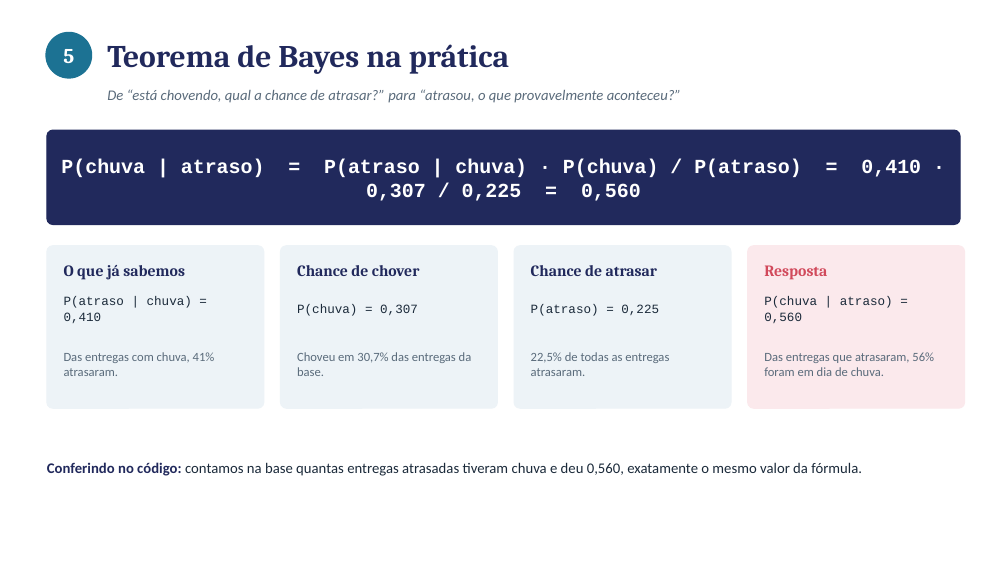
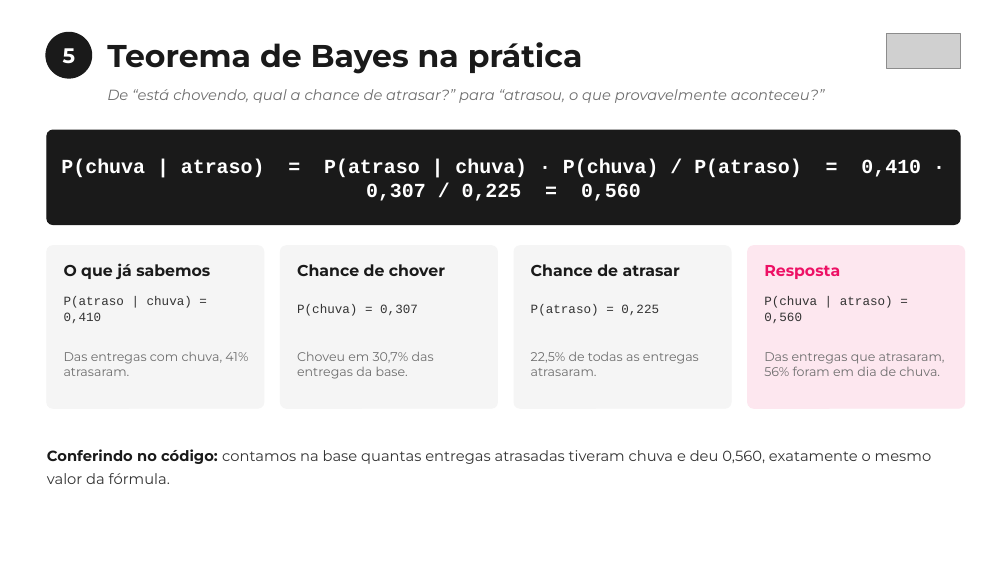
Before and after one commit to susuelen153-design/Projeto-Python, a slide deck: slide 6 of checkpoint4/apresentacao_cp4.pptx. Drawn at 1008x567 pixels with LibreOffice and Linux fonts; fonts in the diff are those of the drawing; grey boxes stand for pictures. Boxes give left, top, right and bottom in pixels: in the first picture for what was removed or moved away, otherwise in the second. Text is boxed around its words. In the diff, an @@ line names an element or a change of style, - is before the commit and + after.

```diff
--- a/checkpoint4/apresentacao_cp4.pptx
+++ b/checkpoint4/apresentacao_cp4.pptx
@@ font Cambria to Montserrat, text colour #21295C to #1A1A1A in 4 elements at [64,263,210,279], [297,264,445,276], [531,264,680,276], [107,42,583,74] @@
@@ text "5" at [63,48,76,64]: font Cambria to Montserrat @@
@@ ellipse at [45,32,92,79]: fill #1C7293 to #1A1A1A @@
@@ picture added at [886,33,960,68] @@
@@ rounded rectangle at [47,130,960,225]: fill #21295C to #1A1A1A; outline #21295C 1 pt to #1A1A1A 1 pt @@
@@ fill #EDF3F7 to #F5F5F5; outline #EDF3F7 1 pt to #F5F5F5 1 pt in 3 elements at [47,246,264,408], [281,246,498,408], [514,246,731,408] @@
@@ rounded rectangle at [748,246,965,408]: fill #FBE9EC to #FDE7EF; outline #FBE9EC 1 pt to #FDE7EF 1 pt @@
@@ text "Resposta" at [764,265,840,279]: font Cambria to Montserrat, text colour #D1495B to #ED1165 @@
@@ text colour #1B2A3A to #333333 in 4 elements at [64,296,192,323], [297,304,418,316], [531,304,659,316], [764,296,893,323] @@
@@ font Calibri to Montserrat, text colour #5A6B7B to #6E6E6E in 5 elements at [107,89,825,103], [64,352,248,376], [297,352,434,379], [531,352,699,376], [764,352,945,376] @@
@@ text "Conferindo no código: contamos na ..." at [47,449,932,484]: font Calibri to Montserrat; text colour #21295C to #1A1A1A in "Conferindo no código:"; text colour #1B2A3A to #333333 in "contamos na base quantas entregas atrasadas tiveram ..." @@
```
Also in this commit, not shown: 12 other slides changed, 12 other files.
